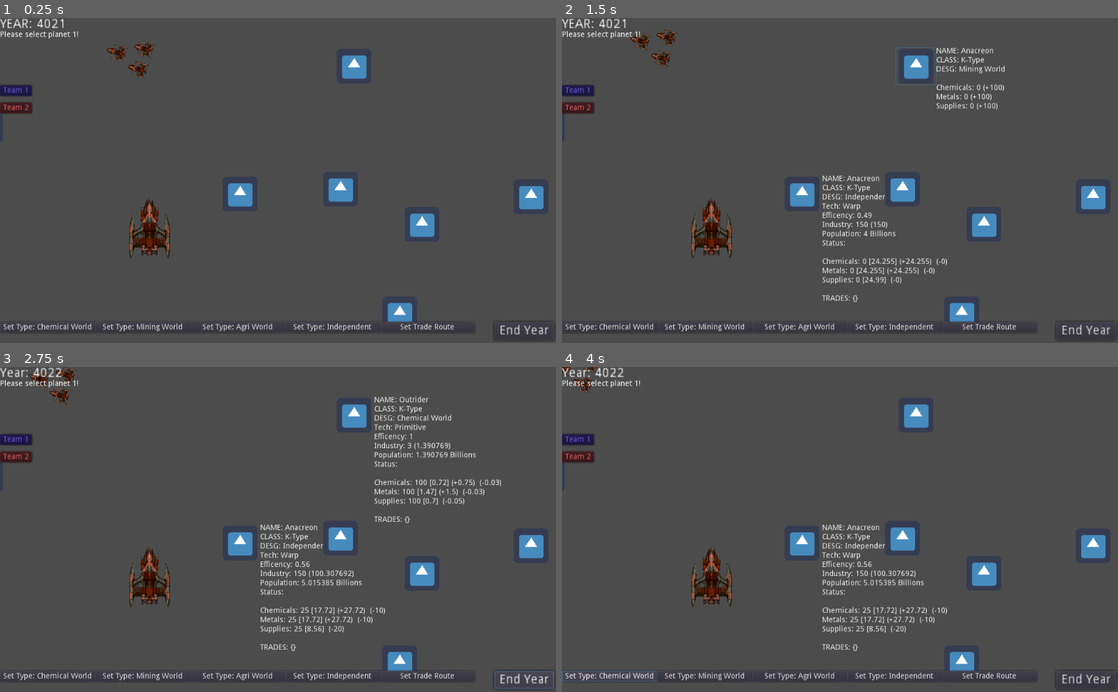
Above: before the commit, frames 1-4 (two rows, left to right).
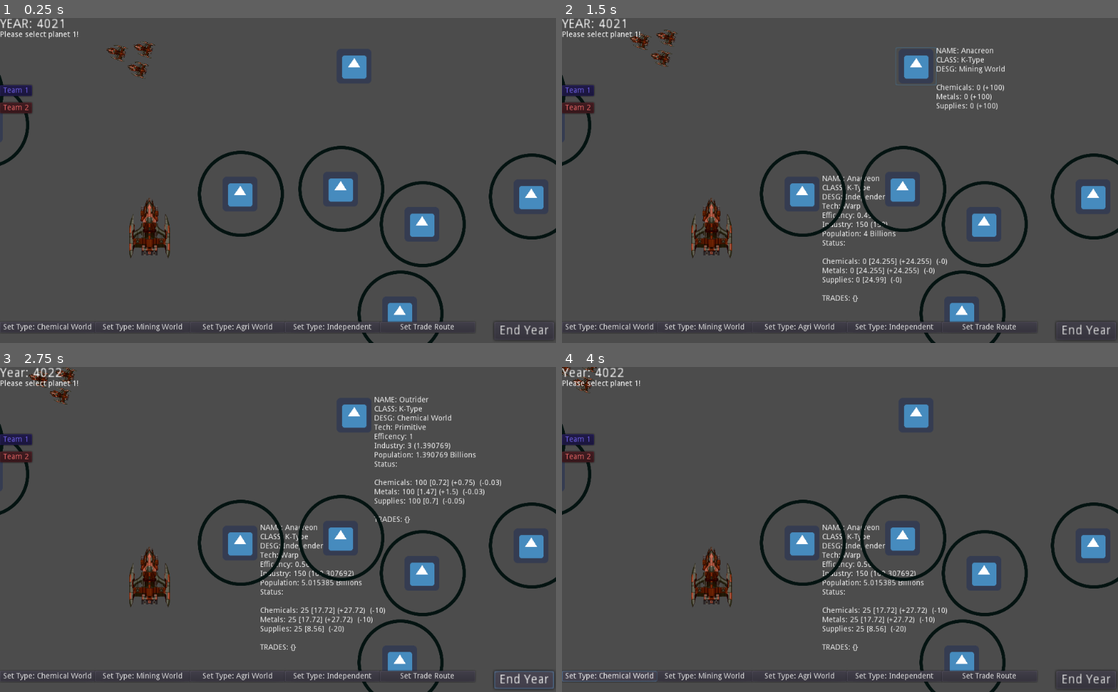
Above: after the commit, the same moments.

Repository: Nore5515/Anacreon4022
Game: Godot game, scene res://Main.tscn
Two runs of this game, one before a commit and one after it. Both use one fixed random seed, a clock stepped at 60 frames per second and the inputs below. The engine's default icon, where the game draws it, is replaced by a stand-in: a white triangle on a blue panel in a dark square.
Inputs:
- Up to frame 1 (0.25 s): no input
- Up to frame 2 (1.5 s): click "NAME: Anacreon CLASS: K-Type …" at 0.5 s; click "NAME: Anacreon CLASS: K-Type …" at 1.25 s
- Up to frame 3 (2.75 s): click "End Year" at 2 s
- Up to frame 4 (4 s): click "NAME: Outrider CLASS: K-Type …" at 2.75 s; click "Set Type: Chemical World" at 3.5 s

The runs differ from the first frame. In frame 1, 2.4% of the frame differs, in the area x 0-100%, y 17-100%; in frame 2, 2.4%; in frame 3, 2.4%; in frame 4, 2.4%.

Commit message:
fleetwork

Diff:
--- a/Fleet.gd
+++ b/Fleet.gd
@@ -23,6 +23,25 @@
 	look_at(destination)
 	rotate(PI*0.5)
 
+	#80
+	if (getNearestPlanet().get_global_rect().position - (self.position + Vector2(50, 25))).length() <= 80:
+		$inRange.visible = true
+	else:
+		$inRange.visible = false
+
+
+func getNearestPlanet():
+	var nearest
+	for planet in get_tree().get_nodes_in_group("planet"):
+		if nearest == null:
+			nearest = planet
+		else:
+			if (self.position-planet.get_global_rect().position).length() < (self.position - nearest.get_global_rect().position).length():
+				nearest = planet
+
+	return nearest
+
+
 func _input(event):
 	if event.is_action_pressed("mouseClick"):
 		if mouseOver:
@@ -34,19 +53,19 @@
 					instance.texture = load("res://Imports/icon.png")
 					instance.scale = Vector2(0.023, 0.023)
 					get_parent().call_deferred("add_child", instance)
-					instance.position = event.position
+					instance.position = get_global_mouse_position()
 					destIcon = instance
-					destination = event.position
+					destination = get_global_mouse_position()
 				else:
 					destIcon.queue_free()
 					var instance = Sprite.new()
 					instance.texture = load("res://Imports/icon.png")
 					instance.scale = Vector2(0.023, 0.023)
 					get_parent().call_deferred("add_child", instance)
-					instance.position = event.position
+					instance.position = get_global_mouse_position()
 					destIcon = instance
-					destination = event.position
-	if event.is_action_pressed("esc"):
+					destination = get_global_mouse_position()
+	if event.is_action_pressed("esc") || event.is_action_pressed("rightClick"):
 		if selected:
 			deselect()
 
--- a/Main.tscn
+++ b/Main.tscn
@@ -28,13 +28,6 @@
 default_color = Color( 0.4, 0.501961, 1, 0.415686 )
 
 [node name="Planet" parent="." instance=ExtResource( 9 )]
-worldName = "Anacreon"
-worldClass = "K-Type"
-worldDesg = "Mining World"
-worldTech = "Warp"
-techMod = 1.0
-industry = 150.0
-population = 4.0
 
 [node name="Planet2" type="Button" parent="." groups=[
 "planet",
@@ -360,6 +353,13 @@
 [node name="icon" type="Sprite" parent="Fleet"]
 visible = false
 position = Vector2( 0, -75.7554 )
+scale = Vector2( 0.0228264, 0.0228264 )
+texture = ExtResource( 10 )
+
+[node name="inRange" type="Sprite" parent="Fleet"]
+modulate = Color( 0, 0.486275, 1, 1 )
+position = Vector2( 0, 58.4714 )
+rotation = -3.14159
 scale = Vector2( 0.0228264, 0.0228264 )
 texture = ExtResource( 10 )
 [connection signal="pressed" from="Planet2" to="Planet2" method="_on_Planet_pressed"]
--- a/Planet.tscn
+++ b/Planet.tscn
@@ -1,8 +1,9 @@
-[gd_scene load_steps=4 format=2]
+[gd_scene load_steps=5 format=2]
 
 [ext_resource path="res://icon.png" type="Texture" id=1]
 [ext_resource path="res://Planet.gd" type="Script" id=2]
 [ext_resource path="res://Imports/icon.png" type="Texture" id=3]
+[ext_resource path="res://Imports/circle.png" type="Texture" id=4]
 
 [node name="Planet" type="Button" groups=[
 "planet",
@@ -18,13 +19,6 @@
 __meta__ = {
 "_edit_use_anchors_": false
 }
-worldName = null
-worldClass = null
-worldDesg = null
-worldTech = null
-techMod = null
-industry = null
-population = null
 
 [node name="Details" type="Label" parent="."]
 visible = false
@@ -47,4 +41,9 @@
 position = Vector2( 38.959, -31.7822 )
 scale = Vector2( 0.038864, 0.038864 )
 texture = ExtResource( 3 )
+
+[node name="circle" type="Sprite" parent="."]
+position = Vector2( 38.9501, 34.2001 )
+scale = Vector2( 0.299127, 0.3 )
+texture = ExtResource( 4 )
 [connection signal="pressed" from="." to="." method="_on_Planet_pressed"]
--- a/project.godot
+++ b/project.godot
@@ -69,6 +69,11 @@
 "events": [ Object(InputEventMouseButton,"resource_local_to_scene":false,"resource_name":"","device":0,"alt":false,"shi …(212 unchanged characters)…
  ]
 }
+rightClick={
+"deadzone": 0.5,
+"events": [ Object(InputEventMouseButton,"resource_local_to_scene":false,"resource_name":"","device":0,"alt":false,"shift":false,"control":false,"meta":false,"command":false,"button_mask":0,"position":Vector2( 0, 0 ),"global_position":Vector2( 0, 0 ),"factor":1.0,"button_index":2,"pressed":false,"doubleclick":false,"script":null)
+ ]
+}
 
 [rendering]
 
Binary file added: Imports/circle.png
Not shown, added: Imports/circle.png.import
